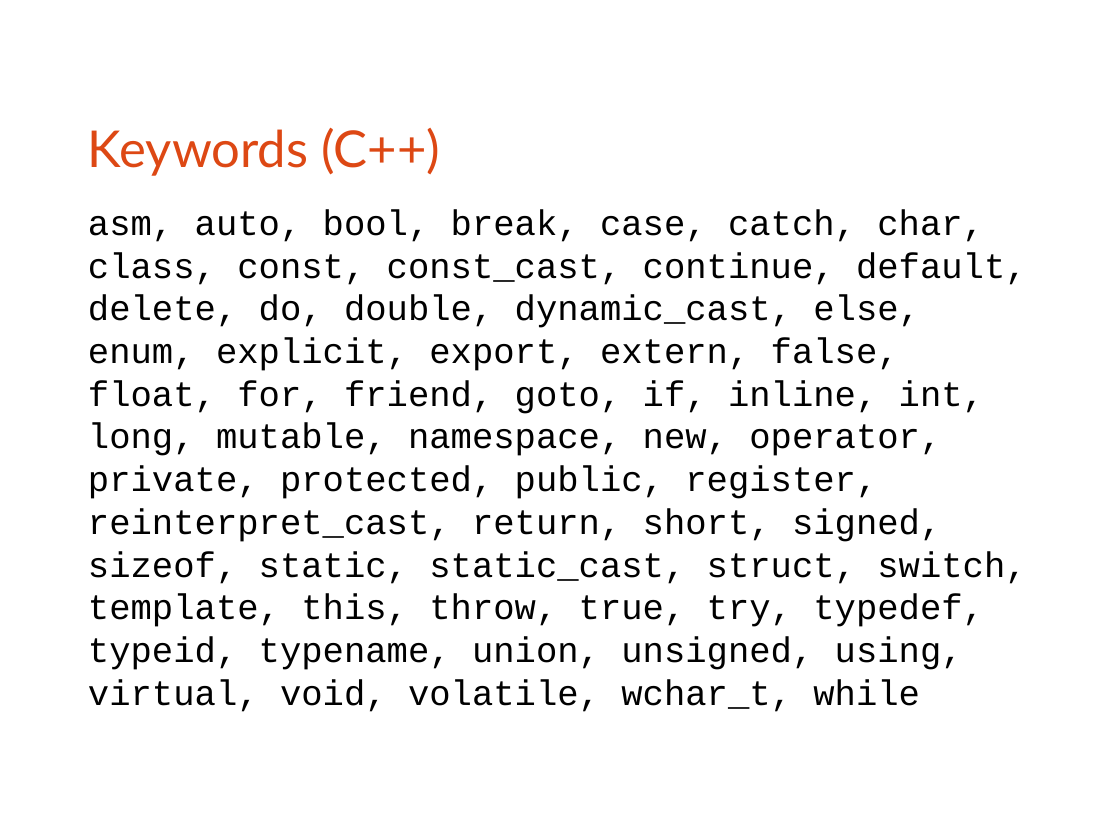
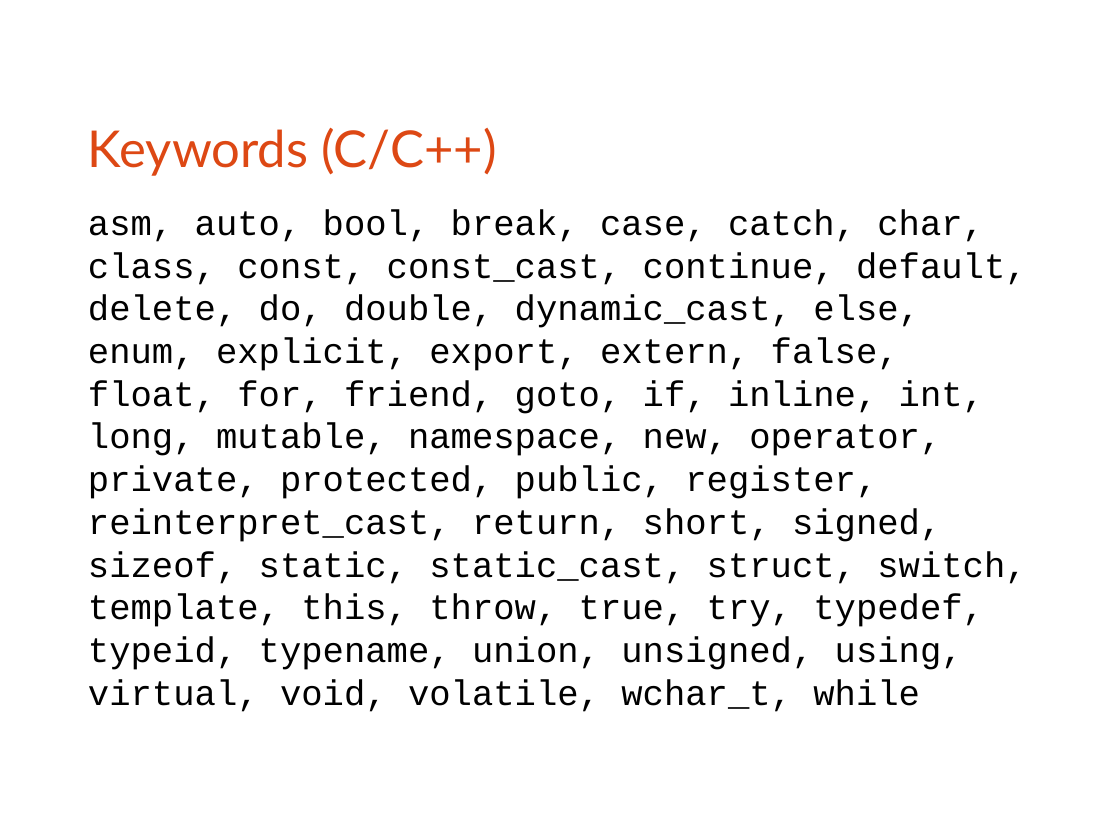
Before and after one commit to bagustris/prokom-tf, a slide deck: slide 4 of prokom4.odp. Drawn at 1120x840 pixels with LibreOffice and Linux fonts; fonts in the diff are those of the drawing. Boxes give left, top, right and bottom in pixels: in the first picture for what was removed or moved away, otherwise in the second. Text is boxed around its words. In the diff, an @@ line names an element or a change of style, - is before the commit and + after.

```diff
--- a/prokom4.odp
+++ b/prokom4.odp
@@ title at (88,128,496,176): text changed @@
-Keywords (C++)
+Keywords (C/C++)
```
Also in this commit, not shown: 3 other slides changed, 5 slides added.
